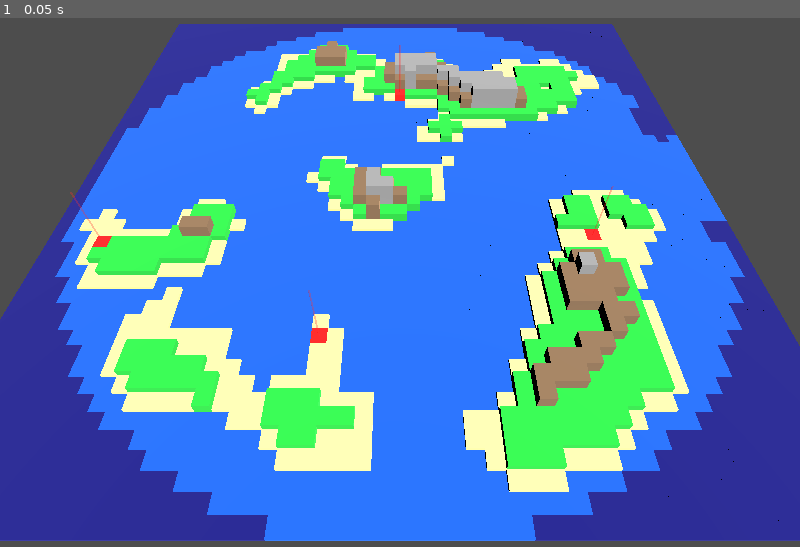
Above: before the commit, frame 1.
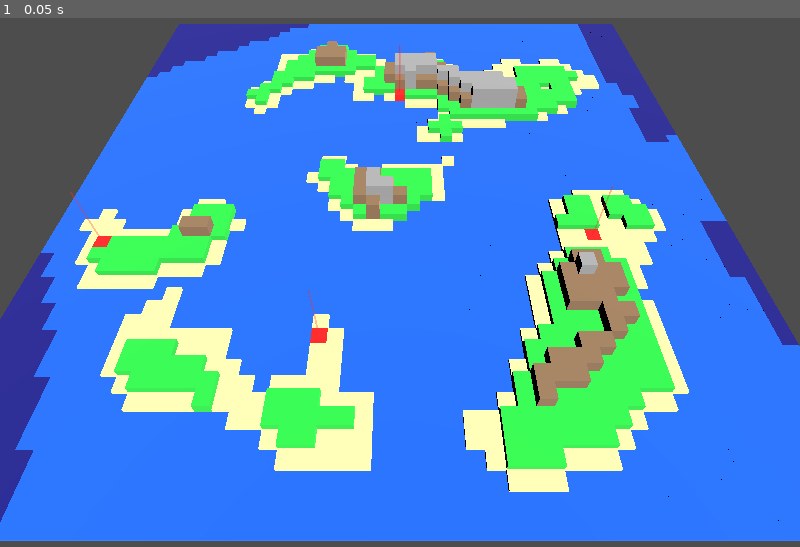
Above: after the commit, the same moment.

Repository: Latheror/VillageWar
Game: Godot game, scene res://main.tscn
Two runs of this game, one before a commit and one after it. Both use one fixed random seed, a clock stepped at 60 frames per second and the inputs below.
Inputs:
- Up to frame 1 (0.05 s): no input

The runs differ from the first frame. In frame 1, 15% of the frame differs, in the area x 0-100%, y 1-99%.

Commit message:
Avoid circle effects

Diff:
--- a/map_generator.gd
+++ b/map_generator.gd
@@ -73,8 +73,8 @@
 	var detail: float = noise.get_noise_2d(x * Constants.DETAIL_FREQ, y * Constants.DETAIL_FREQ)
 	var height: float = base_height + detail * Constants.DETAIL_MULT
 
-	# Limit height near edges
-	var max_edge_height: float = lerp(1000.0, Constants.WATER_THRESHOLD - 0.01, edge_mask)
+	# Limit height near edges to prevent unnatural spikes, but allow water
+	var max_edge_height: float = lerp(1000.0, Constants.PLAIN_THRESHOLD, edge_mask)
 	height = min(height, max_edge_height)
 
 	if height > Constants.PLAIN_THRESHOLD:
